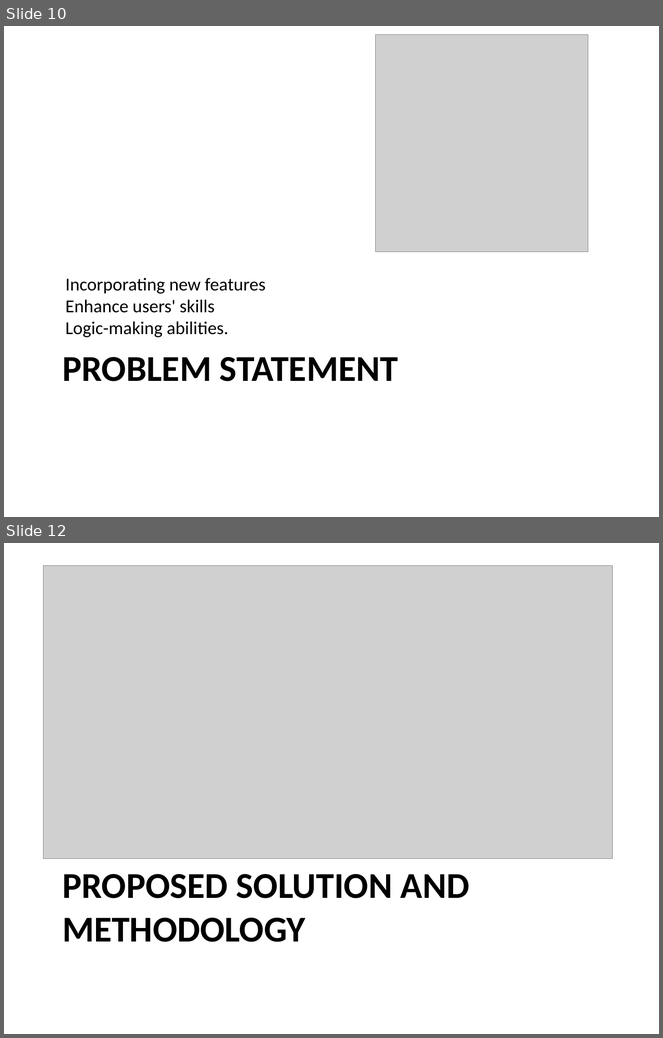
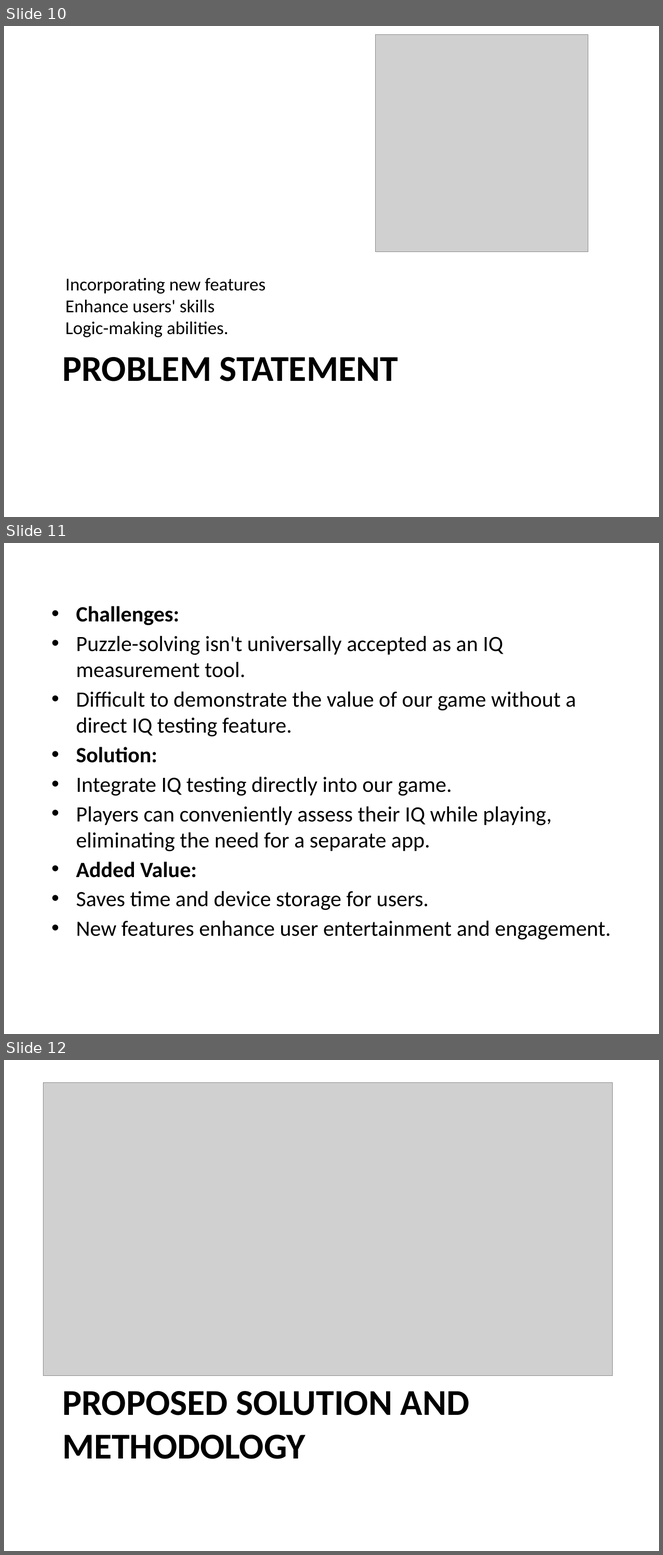
Before and after one commit to NofilUllah/FYP-All-Works, a slide deck: Proposal Presentation Template - 03_29409_22816_22664.pptx. Shown one above the other, each under a label of ours: slides 10 and 12 before the commit, slides 10, 11 and 12 after it; the slides between them are not shown. The pictures are 663x1038 and 663x1555 pixels, drawn with LibreOffice and Linux fonts; fonts in the diff are those of the drawing; grey boxes stand for pictures; background and template pictures are left out. Boxes give left, top, right and bottom in pixels: in the first picture for what was removed or moved away, otherwise in the second. Text is boxed around its words. In the diff, an @@ line names an element or a change of style, - is before the commit and + after.

```diff
--- a/Proposal Presentation Template - 03_29409_22816_22664.pptx
+++ b/Proposal Presentation Template - 03_29409_22816_22664.pptx
@@ slide 11 added at box(4, 543, 659, 1034), background picture (left out) @@
@@ text added at box(76, 606, 611, 940), 24 pt, text #000000 @@
+• Challenges:
+• Puzzle-solving isn't universally accepted as an IQ measurement tool.
+• Difficult to demonstrate the value of our game without a direct IQ testing feature.
+• Solution:
+• Integrate IQ testing directly into our game.
+• Players can conveniently assess their IQ while playing, eliminating the need for a separate app.
+• Added Value:
+• Saves time and device storage for users.
+• New features enhance user entertainment and engagement.
```
Also in this commit, not shown: 11 slides changed, 1 slide removed.
